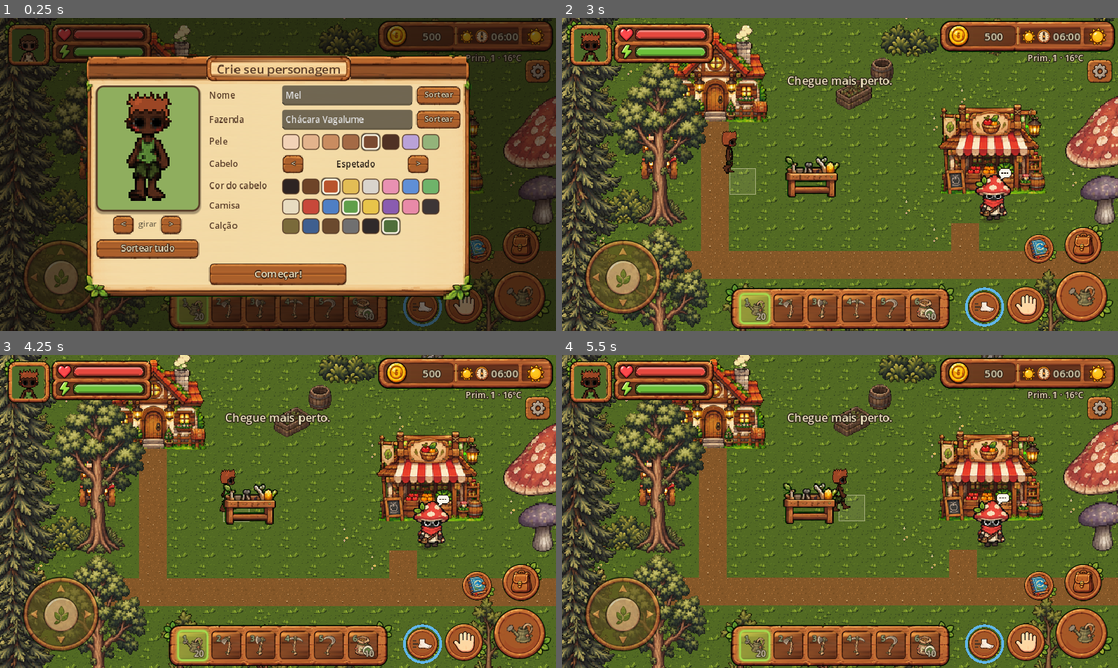
Above: before the commit, frames 1-4 (two rows, left to right).
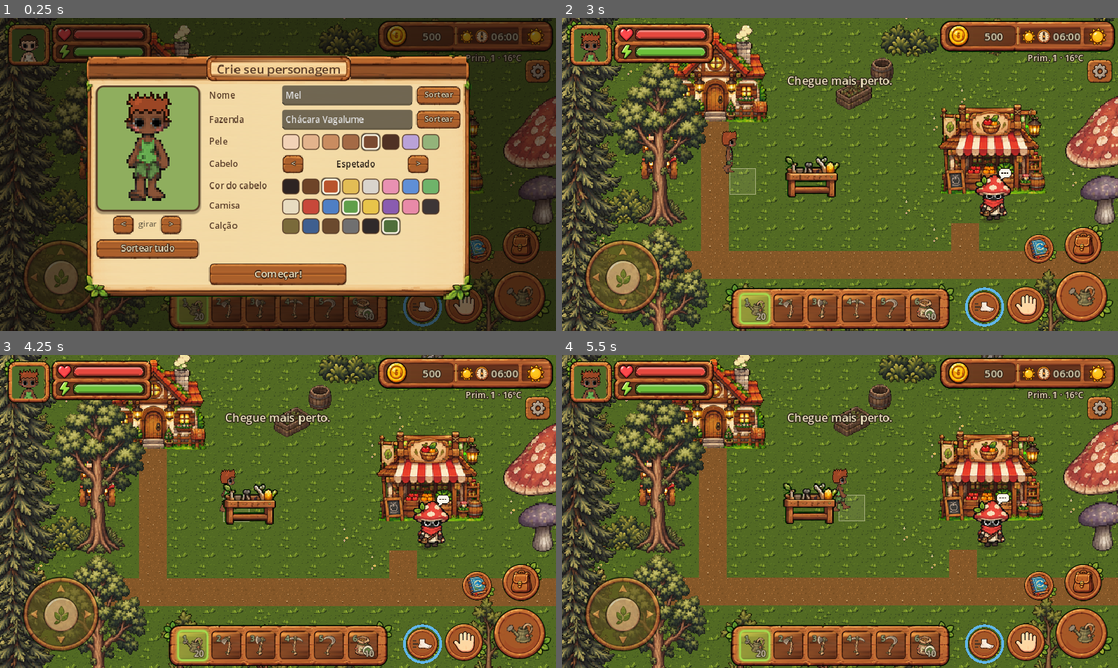
Above: after the commit, the same moments.

Repository: kyoubuerickfreitas-ux/fazendinha-fantastica
Game: Godot game, scene res://scenes/main.tscn
The game is run twice, just before and just after one commit, with the same random seed, the same clock (stepped at 60 frames per second) and the same inputs.
Inputs (mouse positions are in pixels of both pictures, inside the frame that each line leads up to):
- Up to frame 1 (0.25 s): no input
- Up to frame 2 (3 s): click "Começar!" at 0.5 s; click "Pular" at 1.25 s; click "Sim" at 2 s; move the mouse to (962, 158) at 2.77 s; hold D (move_right) from 2.78 s (still down); hold E (interact) from 2.78 s (still down); click (962, 158) at 2.92 s
- Up to frame 3 (4.25 s): release D (move_right) at 3.5 s; release E (interact) at 3.5 s; drag from (166, 527) to (250, 574) at 3.52 s
- Up to frame 4 (5.5 s): move the mouse to (895, 442) at 4.27 s; hold D (move_right) 4.28-5 s; tap 1 (slot_1) at 4.35 s; drag from (812, 574) to (673, 464) at 5.02 s

The runs differ from the first frame. In frame 1, 1.5% of the frame differs, in the area x 3-31%, y 7-59%; in frame 2, 0.3%; in frame 3, 0.2%; in frame 4, 0.3%.

Commit message:
Tecido do sofá e da poltrona com cores próprias; correção de cor nos shaders
- Sofá e poltrona: "Cor" pinta só o tecido (verde da arte) em 9 cores, a madeira fica (HouseWorld.FABRIC_COLORS)
- Shaders recolor e player_look: o COLOR do fragment no Godot 4 já vem com a textura; agora usam a cor do vértice
  (antes a cor original "vazava" e escurecia as cores escolhidas, inclusive as do personagem)
- Cores de parede e piso recalibradas

Co-Authored-By: Claude Opus 5.5 <noreply@anthropic.com>
Claude-Session: https://claude.ai/code/session_01K8smMkd41S9KsmfWVPtWCG

Diff:
--- a/assets/shaders/player_look.gdshader
+++ b/assets/shaders/player_look.gdshader
@@ -19,6 +19,13 @@
 	return clamp(target * min(f, top), 0.0, 1.0);
 }
 
+// no Godot 4 o COLOR do fragment já vem multiplicado pela textura: guarda a cor do vértice (modulate) aqui
+varying vec4 v_modulate;
+
+void vertex() {
+	v_modulate = COLOR;
+}
+
 void fragment() {
 	vec4 c = texture(TEXTURE, UV);
 	float cls = texture(look_mask, UV).r * 255.0;
@@ -30,5 +37,5 @@
 	} else if (cls >= 150.0 && cls < 210.0) {
 		c.rgb = tint(pants_color.rgb, lum, REF_PANTS, 0.9, 1.35);
 	}
-	COLOR = c * COLOR;
+	COLOR = c * v_modulate;
 }
--- a/assets/shaders/recolor.gdshader
+++ b/assets/shaders/recolor.gdshader
@@ -6,6 +6,7 @@
 uniform float sat_mult = 1.0;
 uniform float val_mult = 1.0;
 uniform bool light_only = false;   // só pinta as partes claras (o reboco da parede), não a madeira
+uniform bool green_only = false;   // só pinta o verde (o tecido do sofá e da poltrona), não a madeira
 
 vec3 rgb2hsv(vec3 c) {
 	vec4 K = vec4(0.0, -1.0 / 3.0, 2.0 / 3.0, -1.0);
@@ -22,13 +23,23 @@
 	return c.z * mix(K.xxx, clamp(p - K.xxx, 0.0, 1.0), c.y);
 }
 
+// no Godot 4 o COLOR do fragment já vem multiplicado pela textura: guarda a cor do vértice (modulate) aqui
+varying vec4 v_modulate;
+
+void vertex() {
+	v_modulate = COLOR;
+}
+
 void fragment() {
 	vec4 c = texture(TEXTURE, UV);
 	vec3 h = rgb2hsv(c.rgb);
 	float keep = (light_only && (h.z < 0.62 || h.y > 0.5)) ? 1.0 : 0.0;
+	if (green_only && !(h.x > 0.15 && h.x < 0.45 && h.y > 0.18)) {
+		keep = 1.0;
+	}
 	vec3 n = h;
 	n.x = fract(h.x + hue_shift);
 	n.y = clamp(h.y * sat_mult, 0.0, 1.0);
 	n.z = clamp(h.z * val_mult, 0.0, 1.0);
-	COLOR = vec4(mix(hsv2rgb(n), c.rgb, keep), c.a) * COLOR;
+	COLOR = vec4(mix(hsv2rgb(n), c.rgb, keep), c.a) * v_modulate;
 }
--- a/scripts/world/house_world.gd
+++ b/scripts/world/house_world.gd
@@ -143,14 +143,19 @@
 ## é só acrescentar linhas aqui (o 1º item é a cor original da arte).
 const COLORS := {
 	"floor": [["Madeira natural", 0.0, 1.0, 1.0], ["Madeira escura", 0.0, 1.05, 0.7], ["Madeira clara", 0.01, 0.7, 1.2],
-		["Mel", 0.03, 1.15, 1.1], ["Cinza rústico", 0.0, 0.15, 0.95], ["Avermelhada", -0.03, 1.2, 0.85]],
-	"wall": [["Natural", 0.0, 1.0, 1.0], ["Rosa", -0.1, 1.25, 1.04], ["Verde-menta", 0.22, 1.1, 1.02],
-		["Azul-céu", 0.48, 1.3, 1.04], ["Lilás", 0.68, 1.15, 1.04], ["Amarelo", 0.03, 1.5, 1.03], ["Cinza", 0.0, 0.1, 0.92],
-		["Pêssego", -0.03, 1.3, 1.02]],
+		["Mel", 0.02, 0.95, 1.05], ["Cinza rústico", 0.0, 0.15, 0.95], ["Avermelhada", -0.03, 1.2, 0.85]],
+	"wall": [["Natural", 0.0, 1.0, 1.0], ["Rosa", -0.1, 1.15, 1.02], ["Verde-menta", 0.22, 1.0, 1.0],
+		["Azul-céu", 0.48, 1.15, 1.02], ["Lilás", 0.68, 1.0, 1.02], ["Amarelo", 0.03, 1.35, 1.02], ["Cinza", 0.0, 0.1, 0.92],
+		["Pêssego", -0.03, 1.15, 1.0]],
 	"furniture": [["Original", 0.0, 1.0, 1.0], ["Madeira escura", 0.0, 1.05, 0.7], ["Madeira clara", 0.01, 0.7, 1.2],
 		["Cinza", 0.0, 0.12, 1.0], ["Azulado", 0.5, 0.7, 1.0], ["Avermelhado", -0.05, 1.25, 0.95],
 		["Esverdeado", 0.18, 0.9, 0.95], ["Lilás", 0.7, 0.6, 1.0]],
 }
+## Móveis estofados: "Cor" pinta só o tecido (verde na arte), com estas cores (giro a partir do verde)
+const FABRIC := ["sofa", "armchair"]
+const FABRIC_COLORS := [["Verde", 0.0, 1.0, 1.0], ["Vermelho", -0.19, 1.05, 0.95], ["Laranja", -0.12, 1.1, 1.05],
+	["Amarelo", -0.06, 1.0, 1.15], ["Azul", 0.42, 0.9, 1.0], ["Roxo", 0.55, 0.75, 0.95], ["Rosa", -0.28, 0.6, 1.25],
+	["Cinza", 0.0, 0.08, 1.1], ["Creme", -0.1, 0.22, 1.45]]
 const RECOLOR := preload("res://assets/shaders/recolor.gdshader")
 var selected: Node2D
 var _bed_use: Interactable
@@ -359,8 +364,14 @@
 	return m
 
 
+static func _palette(kind: String) -> Array:
+	return FABRIC_COLORS if kind == "fabric" else COLORS[kind]
+
+
 static func _set_color(m: ShaderMaterial, kind: String, i: int) -> void:
-	var c: Array = COLORS[kind][posmod(i, (COLORS[kind] as Array).size())]
+	var pal := _palette(kind)
+	var c: Array = pal[posmod(i, pal.size())]
+	m.set_shader_parameter("green_only", kind == "fabric")
 	m.set_shader_parameter("hue_shift", c[1])
 	m.set_shader_parameter("sat_mult", c[2])
 	m.set_shader_parameter("val_mult", c[3])
@@ -386,15 +397,19 @@
 		var spr: Sprite2D = furniture[id].get_node("Sprite")
 		if spr.material == null:
 			spr.material = _recolor_mat()
-		_set_color(spr.material, "furniture", int(c["furniture"].get(id, 0)))
+		var kind := "fabric" if furniture[id].get_meta("piece") in FABRIC else "furniture"
+		_set_color(spr.material, kind, int(c["furniture"].get(id, 0)))
 
 
 ## Troca para a próxima cor do piso ("floor"), das paredes ("wall") ou do móvel escolhido ("furniture").
 ## Devolve o nome da cor (ou um aviso).
 func next_color(kind: String) -> String:
 	var c := _colors()
-	var n: int = (COLORS[kind] as Array).size()
 	var i: int
+	var pal_kind := kind
+	if kind == "furniture" and selected and selected.get_meta("piece") in FABRIC:
+		pal_kind = "fabric"
+	var n: int = _palette(pal_kind).size()
 	if kind == "furniture":
 		if selected == null:
 			return "Toque num móvel para escolher."
@@ -407,7 +422,9 @@
 	apply_colors()
 	Sound.play("ui_click")
 	var what: String = {"floor": "Piso", "wall": "Paredes", "furniture": "Móvel"}[kind]
-	return "%s: %s" % [what, COLORS[kind][i][0]]
+	if pal_kind == "fabric":
+		what = "Tecido"
+	return "%s: %s" % [what, _palette(pal_kind)[i][0]]
 
 
 func _draw() -> void:
